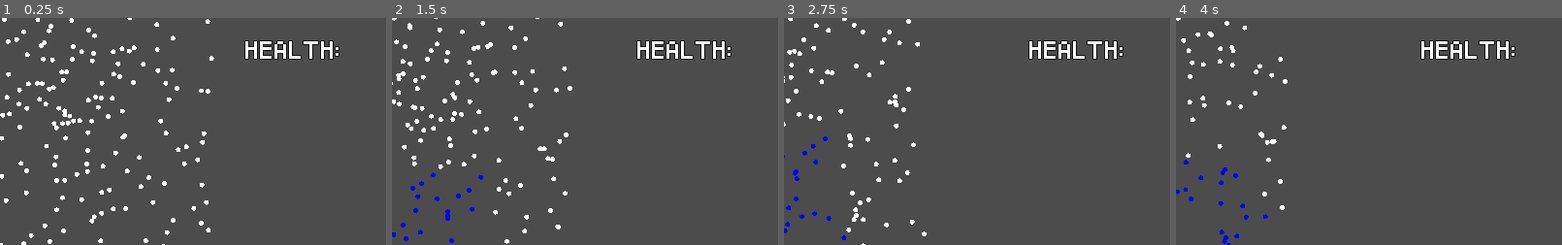
Above: before the commit, frames 1-4 (left to right).
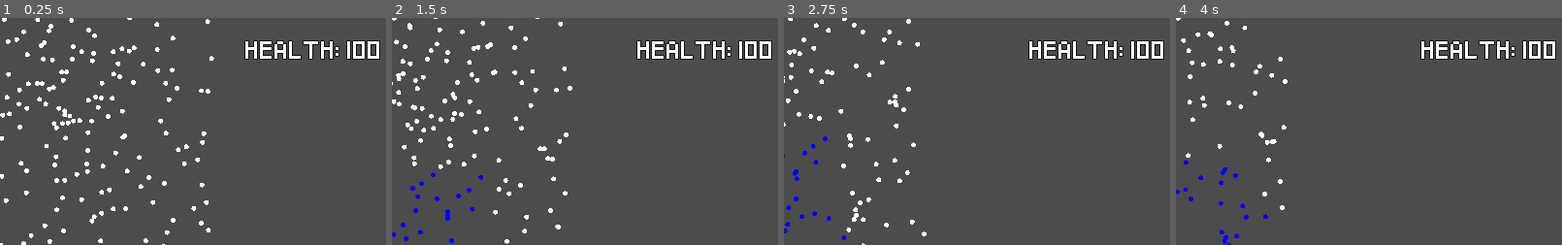
Above: after the commit, the same moments.

Repository: EliasVincent/perestroika
Game: Godot game, scene res://scenes/tests/Main.tscn
Same seed, same stepped clock (60 frames per second), same inputs: the game is played once before the commit and once after it.
Inputs:
- Up to frame 1 (0.25 s): no input
- Up to frame 2 (1.5 s): tap Enter (action) at 0.5, 0.6, 1.35 s; hold D (right) 0.53-1.28 s; hold S (down) from 1.28 s (still down)
- Up to frame 3 (2.75 s): release S (down) at 2.03 s; hold D (right) from 2.03 s (still down); tap Enter (action) at 2.1 s
- Up to frame 4 (4 s): release D (right) at 2.78 s; hold W (up) 2.78-3.53 s; tap Enter (action) at 2.85, 3.6 s; hold A (left) from 3.53 s (still down)
The pictures show only the part of the screen within x 50-100%, y 0-50%; the shares and areas given below are measured in that part.

The runs differ from the first frame. In frame 1, 0.6% of the frame differs, in the area x 89-99%, y 9-19%; in frame 2, 0.6%; in frame 3, 0.6%; in frame 4, 0.6%.

Commit message:
Player health now gets drawn on screen

Diff:
--- a/scenes/tests/Main.gd
+++ b/scenes/tests/Main.gd
@@ -5,9 +5,6 @@
 onready var enemiesFolder = get_node("/root/Main/Enemies")
 
 func _ready():
-	var grabbedPlayer = myPerson.instance()
-	self.add_child(grabbedPlayer)
-
 	var numOfSpawns = 1000
 	for i in numOfSpawns:
 		var grabbedInstance = myBody.instance()
--- a/scenes/tests/Main.tscn
+++ b/scenes/tests/Main.tscn
@@ -1,8 +1,9 @@
-[gd_scene load_steps=4 format=2]
+[gd_scene load_steps=5 format=2]
 
 [ext_resource path="res://scenes/tests/Main.gd" type="Script" id=1]
 [ext_resource path="res://scenes/fps_label.tscn" type="PackedScene" id=2]
 [ext_resource path="res://scenes/health_label.tscn" type="PackedScene" id=3]
+[ext_resource path="res://scenes/tests/Player.tscn" type="PackedScene" id=4]
 
 [node name="Main" type="Node2D"]
 script = ExtResource( 1 )
@@ -14,3 +15,5 @@
 [node name="health_label" parent="CanvasLayer" instance=ExtResource( 3 )]
 
 [node name="Enemies" type="Node" parent="."]
+
+[node name="Player" parent="." instance=ExtResource( 4 )]
--- a/scenes/tests/health_label.gd
+++ b/scenes/tests/health_label.gd
@@ -1,7 +1,9 @@
 extends Label
+
+onready var playerNode = get_node("/root/Main/Player")
 
 func _process(delta):
 	# displays health
 	text = ""
-	text += "HEALTH: " # +str(Variable with the health, probably stored inside a Singleton)
+	text += "HEALTH: " + str(playerNode.hp)# +str(Variable with the health, probably stored inside a Singleton)
 # i.e. in Catformer it's +str(CatData.CoinCount)
